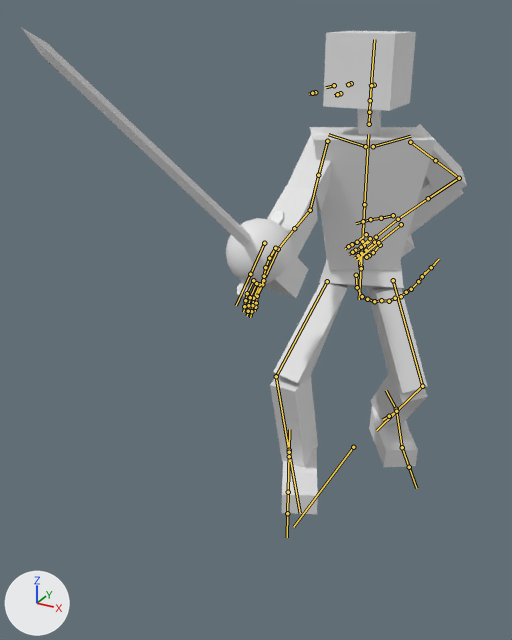
What one commit did to the FBX model Unity/Assets/TheGame/Placeholder/TheChosenOne01.fbx.
The view is the same before and after, from a camera (50 mm lens) standing at (0.86, -2.43, 1.7) and looking at (-0.07, -0.73, 0.86). Lighting does not change. The marker at lower left points along +X, +Y and +Z. Both versions are drawn at frame 3 of the action 'Armature|Movement_walk'; the numbers are the values there. The bones that bend it are drawn over the model as lines.

Objects in the first picture: 'Rapier01_Cube', 'TheChosenOne'.
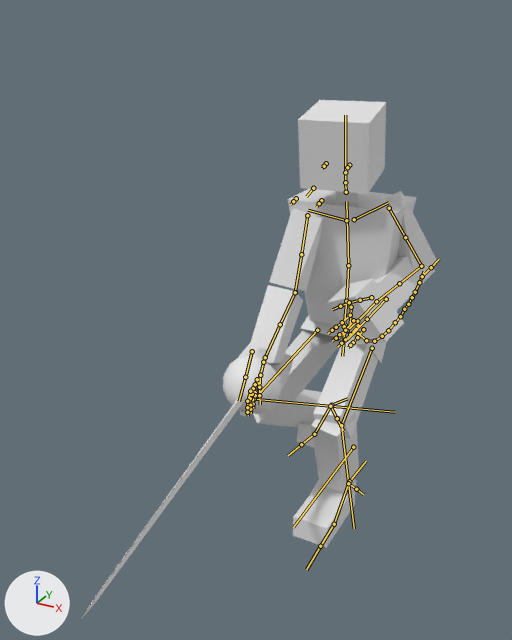
Where the change shows, as pixel boxes (x1, y1, x2, y2) in the pictures (512 x 640 px):
```json
{"object": "TheChosenOne", "change": "posed", "before": [257, 31, 467, 514], "after": [238, 100, 438, 548], "on screen": "7% shorter"}
{"object": "Rapier01_Cube", "change": "posed", "before": [21, 27, 292, 298], "after": [81, 346, 281, 619], "on screen": "26% narrower"}
{"bone": "Hip_root", "before": "(360, 248) to (359, 266)", "after": "(351, 307) to (350, 325)"}
{"bone": "Femur.R", "before": "(327, 281) to (276, 376)", "after": "(317, 330) to (254, 399)"}
{"bone": "Tibia.R", "before": "(276, 376) to (289, 452)", "after": "(254, 399) to (330, 406)"}
{"bone": "Femur.L", "before": "(393, 280) to (422, 386)", "after": "(372, 348) to (341, 425)"}
{"bone": "Tibia.L", "before": "(422, 386) to (396, 411)", "after": "(341, 425) to (348, 483)"}
{"bone": "spine.002", "before": "(362, 241) to (364, 204)", "after": "(346, 301) to (348, 265)"}
{"bone": "spine.003", "before": "(364, 204) to (368, 134)", "after": "(348, 265) to (346, 201)"}
{"bone": "Head", "before": "(370, 100) to (374, 39)", "after": "(345, 172) to (345, 115)"}
{"bone": "Clavicle.R", "before": "(365, 146) to (328, 134)", "after": "(346, 220) to (308, 210)"}
{"bone": "Humerus.R", "before": "(327, 141) to (318, 175)", "after": "(307, 215) to (301, 254)"}
{"bone": "Humerus.R.001", "before": "(318, 175) to (310, 210)", "after": "(301, 254) to (295, 292)"}
{"bone": "Ulna.R", "before": "(310, 210) to (294, 228)", "after": "(295, 292) to (280, 324)"}
{"bone": "Ulna.R.001", "before": "(294, 228) to (278, 249)", "after": "(280, 324) to (265, 357)"}
{"bone": "Hand.R", "before": "(278, 249) to (265, 277)", "after": "(265, 357) to (258, 380)"}
{"bone": "Humerus.L", "before": "(410, 142) to (435, 160)", "after": "(389, 208) to (405, 237)"}
{"bone": "Humerus.L.001", "before": "(435, 160) to (459, 178)", "after": "(405, 237) to (421, 266)"}
{"bone": "Foot_Control.R", "before": "(289, 450) to (289, 429)", "after": "(331, 405) to (347, 398)"}
{"bone": "Foot_Control.L", "before": "(396, 409) to (386, 390)", "after": "(349, 481) to (366, 461)"}
```

Edits to the scene script, one JSON object a line:
```json
{"block": "bone_hip_root", "where": "bone_hip_root = bpy.data.objects['Armature'].pose.bones['Hip_root']  # child of 'root'"}
{"op": "set", "path": "bone_hip_root.location", "old": "(0.0, 0.136, -0.101)", "new": "(0.0, 0.349, -0.163)"}
{"op": "set", "path": "bone_hip_root.rotation_quaternion", "old": "(0.964, 0.0, -0.266, 0.001)", "new": "(0.995, 0.0, 0.102, 0.0)", "note": "degrees (0, -31, 0) -> degrees (0, 12, 0)"}
{"block": "bone_femur_r", "where": "bone_femur_r = bpy.data.objects['Armature'].pose.bones['Femur.R']  # child of 'HipControl'"}
{"op": "set", "path": "bone_femur_r.rotation_quaternion", "old": "(0.926, -0.253, 0.176, 0.219)", "new": "(0.948, -0.128, 0.157, 0.245)", "note": "degrees (-26, 26, 21) -> degrees (-10, 21, 27)"}
{"block": "bone_tibia_r", "where": "bone_tibia_r = bpy.data.objects['Armature'].pose.bones['Tibia.R']  # child of 'Femur.R'"}
{"op": "set", "path": "bone_tibia_r.rotation_quaternion", "old": "(0.924, 0.368, -0.013, -0.1)", "new": "(0.793, 0.608, 0.004, 0.036)", "note": "degrees (43, 3, -11) -> degrees (75, -2, 4)"}
{"block": "bone_femur_l", "where": "bone_femur_l = bpy.data.objects['Armature'].pose.bones['Femur.L']  # child of 'HipControl'"}
{"op": "set", "path": "bone_femur_l.rotation_quaternion", "old": "(0.986, -0.097, -0.039, -0.127)", "new": "(0.849, -0.503, -0.037, -0.159)", "note": "degrees (-11, -6, -14) -> degrees (-60, -13, -14)"}
{"block": "bone_tibia_l", "where": "bone_tibia_l = bpy.data.objects['Armature'].pose.bones['Tibia.L']  # child of 'Femur.L'"}
{"op": "set", "path": "bone_tibia_l.rotation_quaternion", "old": "(0.913, 0.406, 0.003, 0.026)", "new": "(0.751, 0.64, 0.024, 0.161)", "note": "degrees (48, -1, 3) -> degrees (79, -10, 16)"}
{"block": "bone_spine_002", "where": "bone_spine_002 = bpy.data.objects['Armature'].pose.bones['spine.002']  # child of 'spine.001'"}
{"op": "set", "path": "bone_spine_002.rotation_quaternion", "old": "(0.998, 0.0, -0.059, -0.006)", "new": "(0.964, -0.018, 0.265, 0.03)", "note": "degrees (0, -7, -1) -> degrees (-1, 31, 3)"}
{"block": "bone_spine_003", "where": "bone_spine_003 = bpy.data.objects['Armature'].pose.bones['spine.003']  # child of 'spine.002'"}
{"op": "set", "path": "bone_spine_003.rotation_quaternion", "old": "(1.0, 0.0, -0.012, -0.001)", "new": "(0.988, 0.113, 0.086, 0.054)", "note": "degrees (0, -1, 0) -> degrees (14, 9, 7)"}
{"block": "bone_head", "where": "bone_head = bpy.data.objects['Armature'].pose.bones['Head']  # child of 'Neck.002'"}
{"op": "set", "path": "bone_head.rotation_quaternion", "old": "(0.994, 0.0, -0.107, -0.003)", "new": "(0.992, -0.022, -0.127, -0.006)", "note": "degrees (0, -12, 0) -> degrees (-3, -15, 0)"}
{"block": "bone_clavicle_r", "where": "bone_clavicle_r = bpy.data.objects['Armature'].pose.bones['Clavicle.R']  # child of 'spine.003'"}
{"op": "set", "path": "bone_clavicle_r.rotation_quaternion", "old": "(1.0, 0.002, 0.003, 0.011)", "new": "(1.0, 0.0, 0.0, 0.0)", "note": "degrees (0, 0, 1) -> degrees (0, 0, 0)"}
{"block": "bone_humerus_r", "where": "bone_humerus_r = bpy.data.objects['Armature'].pose.bones['Humerus.R']  # child of 'Clavicle.R'"}
{"op": "set", "path": "bone_humerus_r.rotation_quaternion", "old": "(0.905, -0.423, 0.05, 0.0)", "new": "(0.913, -0.256, 0.313, -0.056)", "note": "degrees (-50, 5, -2) -> degrees (-37, 33, -18)"}
{"block": "bone_humerus_r_001", "where": "bone_humerus_r_001 = bpy.data.objects['Armature'].pose.bones['Humerus.R.001']  # child of 'Humerus.R'"}
{"op": "set", "path": "bone_humerus_r_001.rotation_quaternion", "old": "(0.99, 0.0, 0.139, 0.0)", "new": "(0.997, 0.0, -0.072, 0.0)", "note": "degrees (0, 16, 0) -> degrees (0, -8, 0)"}
{"block": "bone_ulna_r", "where": "bone_ulna_r = bpy.data.objects['Armature'].pose.bones['Ulna.R']  # child of 'Humerus.R.001'"}
{"op": "set", "path": "bone_ulna_r.rotation_quaternion", "old": "(0.989, -0.147, 0.0, 0.0)", "new": "(0.991, -0.132, 0.0, 0.0)", "note": "degrees (-17, 0, 0) -> degrees (-15, 0, 0)"}
{"block": "bone_ulna_r_001", "where": "bone_ulna_r_001 = bpy.data.objects['Armature'].pose.bones['Ulna.R.001']  # child of 'Ulna.R'"}
{"op": "set", "path": "bone_ulna_r_001.rotation_quaternion", "old": "(0.999, 0.0, -0.054, 0.0)", "new": "(1.0, 0.0, -0.029, 0.0)", "note": "degrees (0, -6, 0) -> degrees (0, -3, 0)"}
{"block": "bone_hand_r", "where": "bone_hand_r = bpy.data.objects['Armature'].pose.bones['Hand.R']  # child of 'Ulna.R.001'"}
{"op": "set", "path": "bone_hand_r.rotation_quaternion", "old": "(0.955, 0.071, 0.059, -0.281)", "new": "(0.946, 0.032, -0.051, -0.318)", "note": "degrees (6, 9, -32) -> degrees (5, -4, -37)"}
{"block": "bone_humerus_l", "where": "bone_humerus_l = bpy.data.objects['Armature'].pose.bones['Humerus.L']  # child of 'Clavicle.L'"}
{"op": "set", "path": "bone_humerus_l.rotation_quaternion", "old": "(0.527, 0.376, 0.762, -0.011)", "new": "(0.988, -0.067, 0.0, -0.136)", "note": "degrees (-40, 126, -74) -> degrees (-8, -1, -16)"}
{"block": "bone_humerus_l_001", "where": "bone_humerus_l_001 = bpy.data.objects['Armature'].pose.bones['Humerus.L.001']  # child of 'Humerus.L'"}
{"op": "set", "path": "bone_humerus_l_001.rotation_quaternion", "old": "(0.99, 0.0, -0.138, 0.0)", "new": "(0.882, 0.0, 0.471, 0.0)", "note": "degrees (0, -16, 0) -> degrees (0, 56, 0)"}
{"block": "bone_foot_control_r", "where": "bone_foot_control_r = bpy.data.objects['Armature'].pose.bones['Foot_Control.R']  # child of 'root'"}
{"op": "set", "path": "bone_foot_control_r.location", "old": "(0.041, -0.294, 0.017)", "new": "(0.042, 0.134, 0.002)"}
{"op": "set", "path": "bone_foot_control_r.rotation_quaternion", "old": "(0.975, 0.0, -0.016, -0.22)", "new": "(0.995, 0.098, -0.001, 0.033)", "note": "degrees (0, -2, -25) -> degrees (11, 0, 4)"}
{"block": "bone_foot_control_l", "where": "bone_foot_control_l = bpy.data.objects['Armature'].pose.bones['Foot_Control.L']  # child of 'root'"}
{"op": "set", "path": "bone_foot_control_l.location", "old": "(-0.003, 0.163, 0.044)", "new": "(-0.003, -0.353, -0.034)"}
{"op": "set", "path": "bone_foot_control_l.rotation_quaternion", "old": "(0.958, 0.022, -0.008, 0.287)", "new": "(1.0, 0.0, 0.0, 0.0)", "note": "degrees (2, -2, 33) -> degrees (0, 0, 0)"}
```
